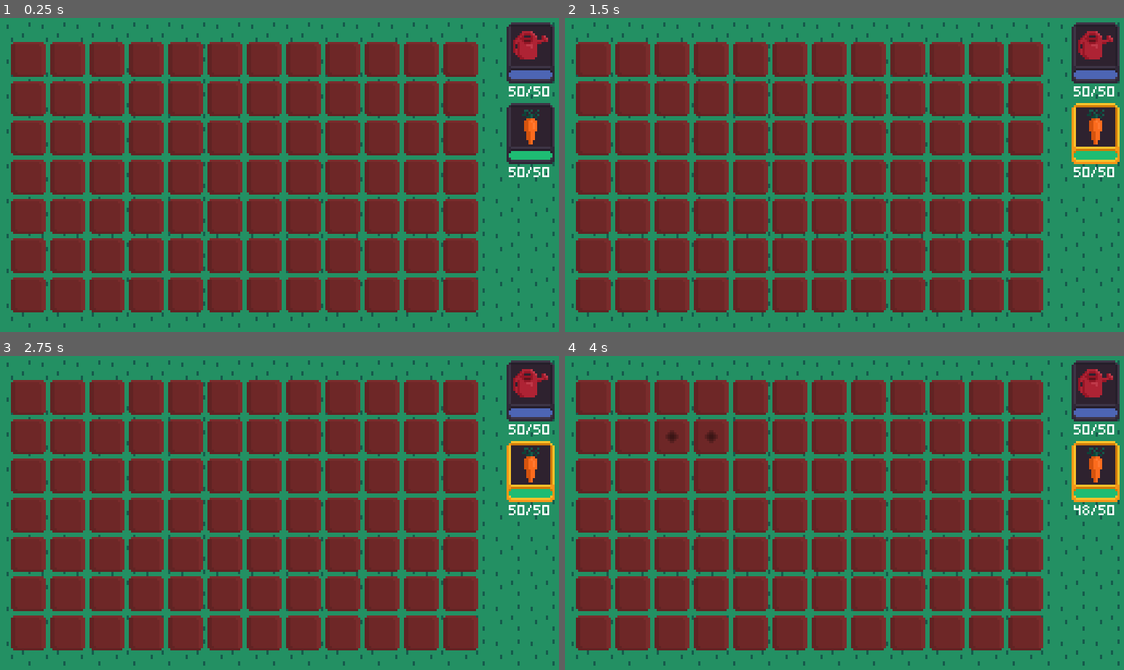
Above: before the commit, frames 1-4 (two rows, left to right).
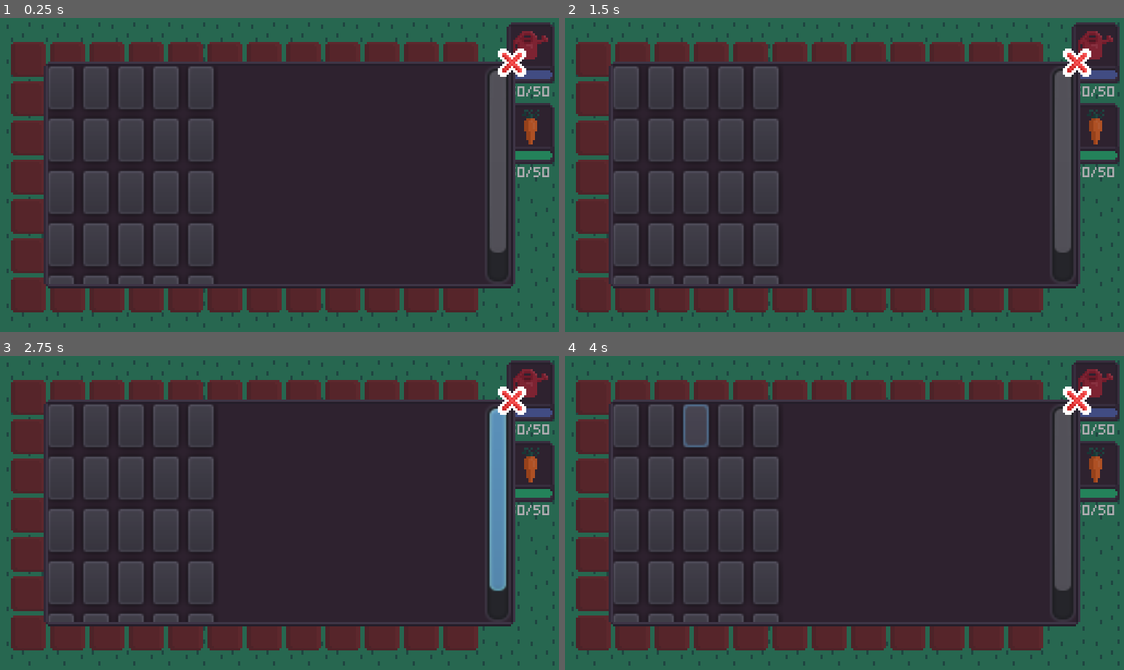
Above: after the commit, the same moments.

Repository: theludovyc/JamEstLa4
Game: Godot game, scene res://Scene/garden/Garden.tscn
The game is run twice, just before and just after one commit, with the same random seed, the same clock (stepped at 60 frames per second) and the same inputs.
Inputs (mouse positions are in pixels of both pictures, inside the frame that each line leads up to):
- Up to frame 1 (0.25 s): no input
- Up to frame 2 (1.5 s): click (1096, 46) at 0.5 s; click (1096, 127) at 1.25 s
- Up to frame 3 (2.75 s): click (491, 462) at 2.02 s
- Up to frame 4 (4 s): click (660, 425) at 2.77 s; click (693, 425) at 3.52 s

The runs differ from the first frame. In frame 1, 85% of the frame differs, in the area x 0-100%, y 0-100%; in frame 2, 86%; in frame 3, 86%; in frame 4, 86%.

Commit message:
seed menu controls

Diff:
--- a/Scene/garden/Garden.tscn
+++ b/Scene/garden/Garden.tscn
@@ -9,6 +9,9 @@
 [ext_resource path="res://ressources/fonts/Pixeled.ttf" type="DynamicFontData" id=7]
 [ext_resource path="res://ressources/sprites/inventory/carrot.png" type="Texture" id=8]
 [ext_resource path="res://Item/seeds/Carrot.tres" type="Resource" id=9]
+[ext_resource path="res://ressources/sprites/garden/button_open.png" type="Texture" id=10]
+[ext_resource path="res://ressources/sprites/garden/button_open_select.png" type="Texture" id=11]
+[ext_resource path="res://Scene/garden/SeedMenu.tscn" type="PackedScene" id=12]
 
 [sub_resource type="StyleBoxFlat" id=1]
 bg_color = Color( 0.301961, 0.396078, 0.705882, 1 )
@@ -178,6 +181,19 @@
 "_edit_use_anchors_": false
 }
 
+[node name="Button" type="TextureButton" parent="Interface"]
+margin_left = 220.0
+margin_top = 43.0
+margin_right = 232.0
+margin_bottom = 55.0
+texture_normal = ExtResource( 10 )
+texture_hover = ExtResource( 11 )
+__meta__ = {
+"_edit_use_anchors_": false
+}
+
+[node name="SeedMenu" parent="Interface" instance=ExtResource( 12 )]
+
 [node name="Grass" type="TileMap" parent="."]
 tile_set = SubResource( 7 )
 cell_size = Vector2( 16, 16 )
@@ -437,3 +453,4 @@
 position = Vector2( 211, 127 )
 [connection signal="pressed" from="Interface/WaterinCanBtn" to="." method="wateringcan_mode"]
 [connection signal="pressed" from="Interface/SeedBtn" to="." method="seed_select"]
+[connection signal="pressed" from="Interface/Button" to="." method="open_menu"]
--- /dev/null
+++ b/Scene/garden/SeedMenu.tscn
@@ -0,0 +1,327 @@
+[gd_scene load_steps=7 format=2]
+
+[ext_resource path="res://ressources/sprites/menu_box.png" type="Texture" id=1]
+[ext_resource path="res://ressources/sprites/close.png" type="Texture" id=2]
+[ext_resource path="res://ressources/sprites/close_hover.png" type="Texture" id=3]
+[ext_resource path="res://Script/garden/SeedMenu.gd" type="Script" id=4]
+
+[sub_resource type="Animation" id=1]
+resource_name = "close"
+length = 0.6
+tracks/0/type = "value"
+tracks/0/path = NodePath(".:rect_position")
+tracks/0/interp = 1
+tracks/0/loop_wrap = true
+tracks/0/imported = false
+tracks/0/enabled = true
+tracks/0/keys = {
+"times": PoolRealArray( 0, 0.5 ),
+"transitions": PoolRealArray( 1, 1 ),
+"update": 0,
+"values": [ Vector2( 0, 0 ), Vector2( 256, 0 ) ]
+}
+tracks/1/type = "value"
+tracks/1/path = NodePath("Dark:rect_position")
+tracks/1/interp = 1
+tracks/1/loop_wrap = true
+tracks/1/imported = false
+tracks/1/enabled = true
+tracks/1/keys = {
+"times": PoolRealArray( 0, 0.5, 0.6 ),
+"transitions": PoolRealArray( 1, 1, 1 ),
+"update": 0,
+"values": [ Vector2( 0, 0 ), Vector2( -256, 0 ), Vector2( 0, 0 ) ]
+}
+tracks/2/type = "value"
+tracks/2/path = NodePath("Dark:modulate")
+tracks/2/interp = 1
+tracks/2/loop_wrap = true
+tracks/2/imported = false
+tracks/2/enabled = true
+tracks/2/keys = {
+"times": PoolRealArray( 0, 0.5 ),
+"transitions": PoolRealArray( 1, 1 ),
+"update": 0,
+"values": [ Color( 1, 1, 1, 0.376471 ), Color( 1, 1, 1, 0 ) ]
+}
+tracks/3/type = "value"
+tracks/3/path = NodePath("TextureButton:visible")
+tracks/3/interp = 1
+tracks/3/loop_wrap = true
+tracks/3/imported = false
+tracks/3/enabled = true
+tracks/3/keys = {
+"times": PoolRealArray( 0 ),
+"transitions": PoolRealArray( 1 ),
+"update": 1,
+"values": [ false ]
+}
+
+[sub_resource type="Animation" id=2]
+resource_name = "open"
+length = 0.6
+tracks/0/type = "value"
+tracks/0/path = NodePath(".:rect_position")
+tracks/0/interp = 1
+tracks/0/loop_wrap = true
+tracks/0/imported = false
+tracks/0/enabled = true
+tracks/0/keys = {
+"times": PoolRealArray( 0, 0.5 ),
+"transitions": PoolRealArray( 1, 1 ),
+"update": 0,
+"values": [ Vector2( 256, 0 ), Vector2( 0, 0 ) ]
+}
+tracks/1/type = "value"
+tracks/1/path = NodePath("Dark:rect_position")
+tracks/1/interp = 1
+tracks/1/loop_wrap = true
+tracks/1/imported = false
+tracks/1/enabled = true
+tracks/1/keys = {
+"times": PoolRealArray( 0, 0.5 ),
+"transitions": PoolRealArray( 1, 1 ),
+"update": 0,
+"values": [ Vector2( -256, 0 ), Vector2( 0, 0 ) ]
+}
+tracks/2/type = "value"
+tracks/2/path = NodePath("Dark:modulate")
+tracks/2/interp = 1
+tracks/2/loop_wrap = true
+tracks/2/imported = false
+tracks/2/enabled = true
+tracks/2/keys = {
+"times": PoolRealArray( 0, 0.5 ),
+"transitions": PoolRealArray( 1, 1 ),
+"update": 0,
+"values": [ Color( 1, 1, 1, 0 ), Color( 1, 1, 1, 0.376471 ) ]
+}
+tracks/3/type = "value"
+tracks/3/path = NodePath("TextureButton:visible")
+tracks/3/interp = 1
+tracks/3/loop_wrap = true
+tracks/3/imported = false
+tracks/3/enabled = true
+tracks/3/keys = {
+"times": PoolRealArray( 0, 0.5 ),
+"transitions": PoolRealArray( 1, 1 ),
+"update": 1,
+"values": [ false, true ]
+}
+
+[node name="SeedMenu" type="Control"]
+anchor_right = 1.0
+anchor_bottom = 1.0
+margin_right = -0.00511169
+script = ExtResource( 4 )
+__meta__ = {
+"_edit_lock_": true,
+"_edit_use_anchors_": false
+}
+
+[node name="Dark" type="ColorRect" parent="."]
+modulate = Color( 1, 1, 1, 0.376471 )
+anchor_right = 1.0
+anchor_bottom = 1.0
+margin_right = 0.000228882
+color = Color( 0.180392, 0.133333, 0.184314, 1 )
+__meta__ = {
+"_edit_lock_": true,
+"_edit_use_anchors_": false
+}
+
+[node name="Background" type="NinePatchRect" parent="."]
+anchor_left = 0.5
+anchor_top = 0.5
+anchor_right = 0.5
+anchor_bottom = 0.5
+margin_left = -108.0
+margin_top = -52.0
+margin_right = 108.0
+margin_bottom = 52.0
+texture = ExtResource( 1 )
+region_rect = Rect2( 0, 0, 22, 22 )
+patch_margin_left = 4
+patch_margin_top = 3
+patch_margin_right = 3
+patch_margin_bottom = 4
+__meta__ = {
+"_edit_lock_": true,
+"_edit_use_anchors_": false
+}
+
+[node name="Inner_box" type="ScrollContainer" parent="."]
+margin_left = 22.0
+margin_top = 22.0
+margin_right = 234.0
+margin_bottom = 122.0
+__meta__ = {
+"_edit_use_anchors_": false
+}
+
+[node name="Inner" type="GridContainer" parent="Inner_box"]
+margin_right = 76.0
+margin_bottom = 116.0
+custom_constants/vseparation = 4
+custom_constants/hseparation = 4
+columns = 5
+__meta__ = {
+"_edit_lock_": true
+}
+
+[node name="Button" type="Button" parent="Inner_box/Inner"]
+margin_right = 12.0
+margin_bottom = 20.0
+
+[node name="Button2" type="Button" parent="Inner_box/Inner"]
+margin_left = 16.0
+margin_right = 28.0
+margin_bottom = 20.0
+
+[node name="Button8" type="Button" parent="Inner_box/Inner"]
+margin_left = 32.0
+margin_right = 44.0
+margin_bottom = 20.0
+
+[node name="Button9" type="Button" parent="Inner_box/Inner"]
+margin_left = 48.0
+margin_right = 60.0
+margin_bottom = 20.0
+
+[node name="Button10" type="Button" parent="Inner_box/Inner"]
+margin_left = 64.0
+margin_right = 76.0
+margin_bottom = 20.0
+
+[node name="Button11" type="Button" parent="Inner_box/Inner"]
+margin_top = 24.0
+margin_right = 12.0
+margin_bottom = 44.0
+
+[node name="Button12" type="Button" parent="Inner_box/Inner"]
+margin_left = 16.0
+margin_top = 24.0
+margin_right = 28.0
+margin_bottom = 44.0
+
+[node name="Button13" type="Button" parent="Inner_box/Inner"]
+margin_left = 32.0
+margin_top = 24.0
+margin_right = 44.0
+margin_bottom = 44.0
+
+[node name="Button14" type="Button" parent="Inner_box/Inner"]
+margin_left = 48.0
+margin_top = 24.0
+margin_right = 60.0
+margin_bottom = 44.0
+
+[node name="Button15" type="Button" parent="Inner_box/Inner"]
+margin_left = 64.0
+margin_top = 24.0
+margin_right = 76.0
+margin_bottom = 44.0
+
+[node name="Button16" type="Button" parent="Inner_box/Inner"]
+margin_top = 48.0
+margin_right = 12.0
+margin_bottom = 68.0
+
+[node name="Button17" type="Button" parent="Inner_box/Inner"]
+margin_left = 16.0
+margin_top = 48.0
+margin_right = 28.0
+margin_bottom = 68.0
+
+[node name="Button18" type="Button" parent="Inner_box/Inner"]
+margin_left = 32.0
+margin_top = 48.0
+margin_right = 44.0
+margin_bottom = 68.0
+
+[node name="Button19" type="Button" parent="Inner_box/Inner"]
+margin_left = 48.0
+margin_top = 48.0
+margin_right = 60.0
+margin_bottom = 68.0
+
+[node name="Button20" type="Button" parent="Inner_box/Inner"]
+margin_left = 64.0
+margin_top = 48.0
+margin_right = 76.0
+margin_bottom = 68.0
+
+[node name="Button21" type="Button" parent="Inner_box/Inner"]
+margin_top = 72.0
+margin_right = 12.0
+margin_bottom = 92.0
+
+[node name="Button22" type="Button" parent="Inner_box/Inner"]
+margin_left = 16.0
+margin_top = 72.0
+margin_right = 28.0
+margin_bottom = 92.0
+
+[node name="Button23" type="Button" parent="Inner_box/Inner"]
+margin_left = 32.0
+margin_top = 72.0
+margin_right = 44.0
+margin_bottom = 92.0
+
+[node name="Button24" type="Button" parent="Inner_box/Inner"]
+margin_left = 48.0
+margin_top = 72.0
+margin_right = 60.0
+margin_bottom = 92.0
+
+[node name="Button25" type="Button" parent="Inner_box/Inner"]
+margin_left = 64.0
+margin_top = 72.0
+margin_right = 76.0
+margin_bottom = 92.0
+
+[node name="Button3" type="Button" parent="Inner_box/Inner"]
+margin_top = 96.0
+margin_right = 12.0
+margin_bottom = 116.0
+
+[node name="Button4" type="Button" parent="Inner_box/Inner"]
+margin_left = 16.0
+margin_top = 96.0
+margin_right = 28.0
+margin_bottom = 116.0
+
+[node name="Button5" type="Button" parent="Inner_box/Inner"]
+margin_left = 32.0
+margin_top = 96.0
+margin_right = 44.0
+margin_bottom = 116.0
+
+[node name="Button6" type="Button" parent="Inner_box/Inner"]
+margin_left = 48.0
+margin_top = 96.0
+margin_right = 60.0
+margin_bottom = 116.0
+
+[node name="Button7" type="Button" parent="Inner_box/Inner"]
+margin_left = 64.0
+margin_top = 96.0
+margin_right = 76.0
+margin_bottom = 116.0
+
+[node name="TextureButton" type="TextureButton" parent="."]
+margin_left = 228.0
+margin_top = 14.0
+margin_right = 241.0
+margin_bottom = 27.0
+texture_normal = ExtResource( 2 )
+texture_hover = ExtResource( 3 )
+__meta__ = {
+"_edit_lock_": true,
+"_edit_use_anchors_": false
+}
+
+[node name="Animations" type="AnimationPlayer" parent="."]
+anims/close = SubResource( 1 )
+anims/open = SubResource( 2 )
+[connection signal="pressed" from="TextureButton" to="." method="close"]
--- a/Script/garden/Garden.gd
+++ b/Script/garden/Garden.gd
@@ -6,7 +6,7 @@
 
 # Nodes
 onready var Interface = $Interface
-
+onready var SeedMenu = $Interface/SeedMenu
 # Actions
 var current_action: String = ""
 
@@ -71,3 +71,8 @@
 			child.get_node("Selected").visible = false
 	if action != "":
 		Interface.get_node(action).get_node("Selected").visible = true
+
+
+# Open the menu
+func open_menu():
+	SeedMenu.open()
--- /dev/null
+++ b/Script/garden/SeedMenu.gd
@@ -0,0 +1,11 @@
+extends Control
+
+onready var Animations = $Animations
+
+
+func open():
+	Animations.play("open")
+
+
+func close():
+	Animations.play("close")
Not shown: 1 places in Scene/garden/Garden.tscn that only renumber resources
Binary file added: ressources/sprites/close.png
Not shown, added: ressources/sprites/close.png.import
Binary file added: ressources/sprites/close_hover.png
Not shown, added: ressources/sprites/close_hover.png.import
Binary file added: ressources/sprites/garden/button_open.png
Not shown, added: ressources/sprites/garden/button_open.png.import
Binary file added: ressources/sprites/garden/button_open_select.png
Not shown, added: ressources/sprites/garden/button_open_select.png.import
Binary file added: ressources/sprites/menu_box.png
Not shown, added: ressources/sprites/menu_box.png.import
